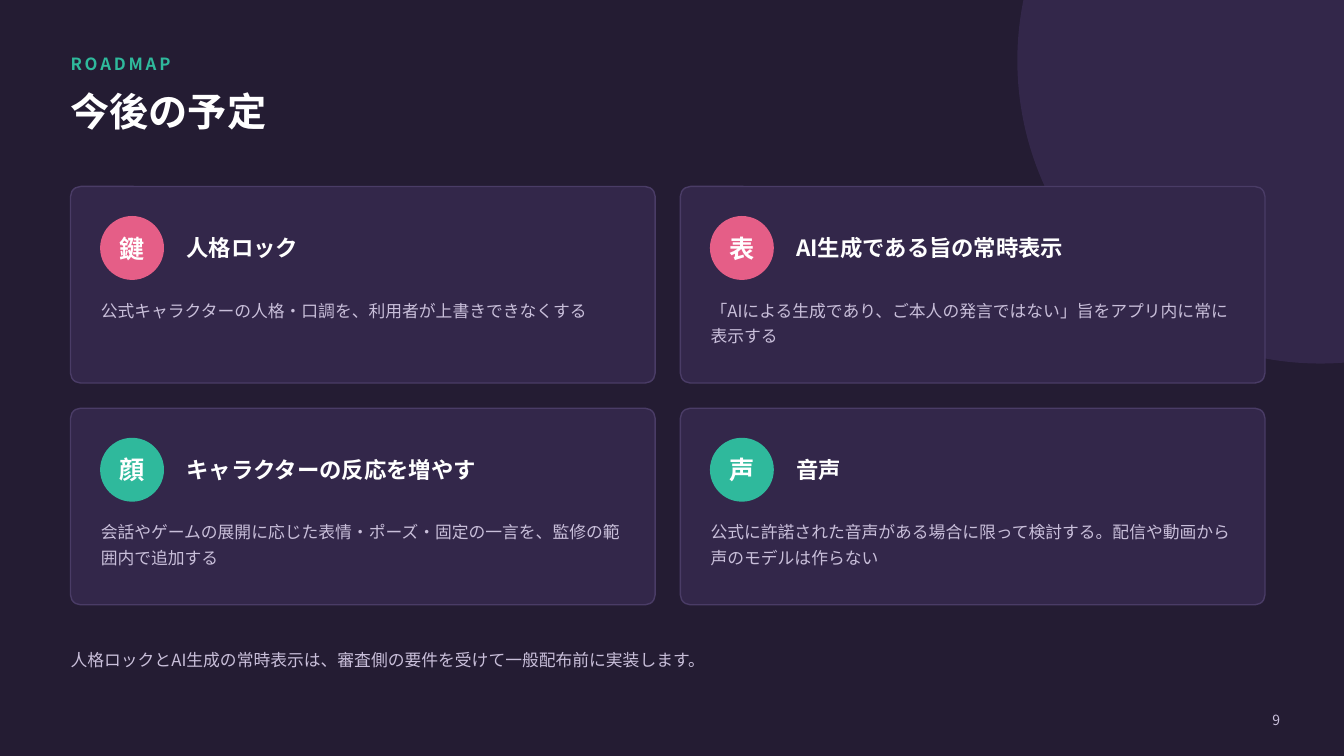
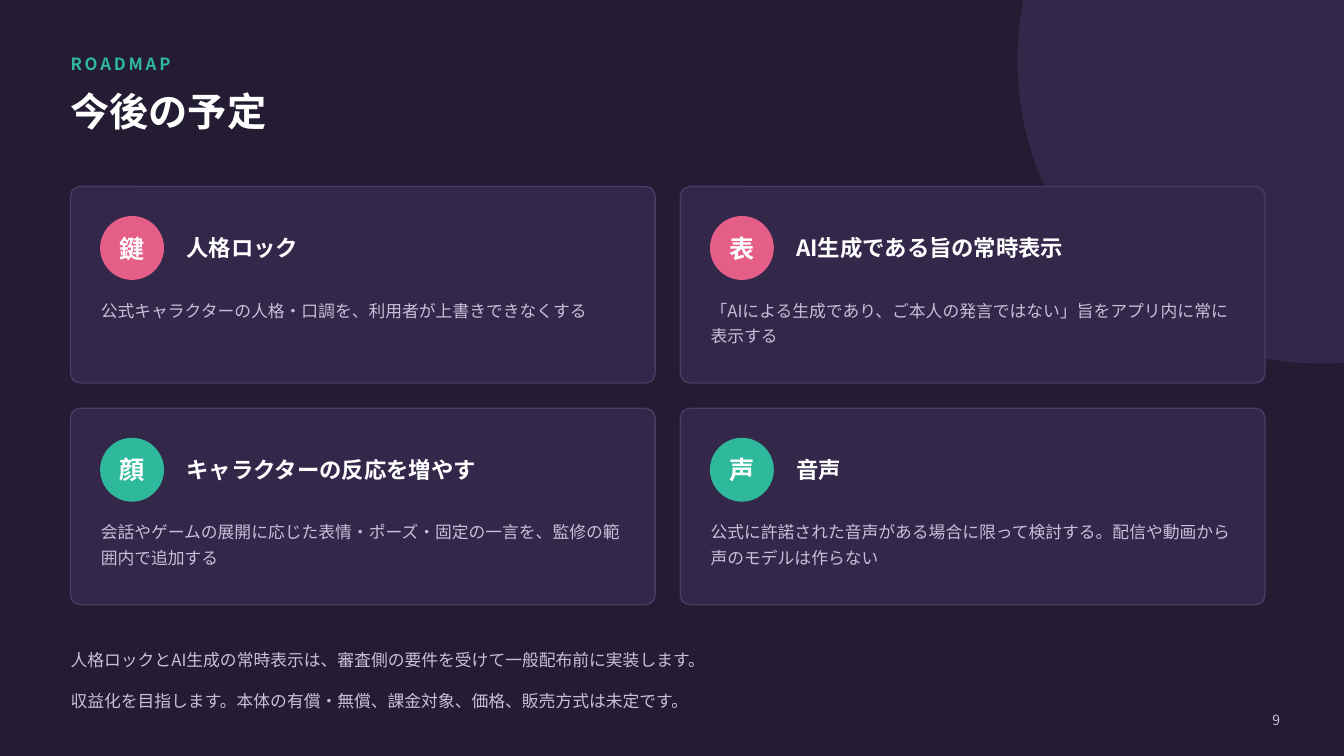
Before and after one commit to benybeny777/PicoAgent, a slide deck: slide 9 of docs/HOLO-INDIE-PLAN.pptx. Drawn at 1344x756 pixels with LibreOffice and Linux fonts; fonts in the diff are those of the drawing. Boxes give left, top, right and bottom in pixels: in the first picture for what was removed or moved away, otherwise in the second. Text is boxed around its words. In the diff, an @@ line names an element or a change of style, - is before the commit and + after.

Commit message:
docs: 収益化の方法と本体価格を未定へ訂正

```diff
--- a/docs/HOLO-INDIE-PLAN.pptx
+++ b/docs/HOLO-INDIE-PLAN.pptx
@@ text added at bbox=[71, 693, 689, 709], 12 pt, text #C9BFDA @@
+収益化を目指します。本体の有償・無償、課金対象、価格、販売方式は未定です。
```
Also in this commit, not shown: 7 other files.
